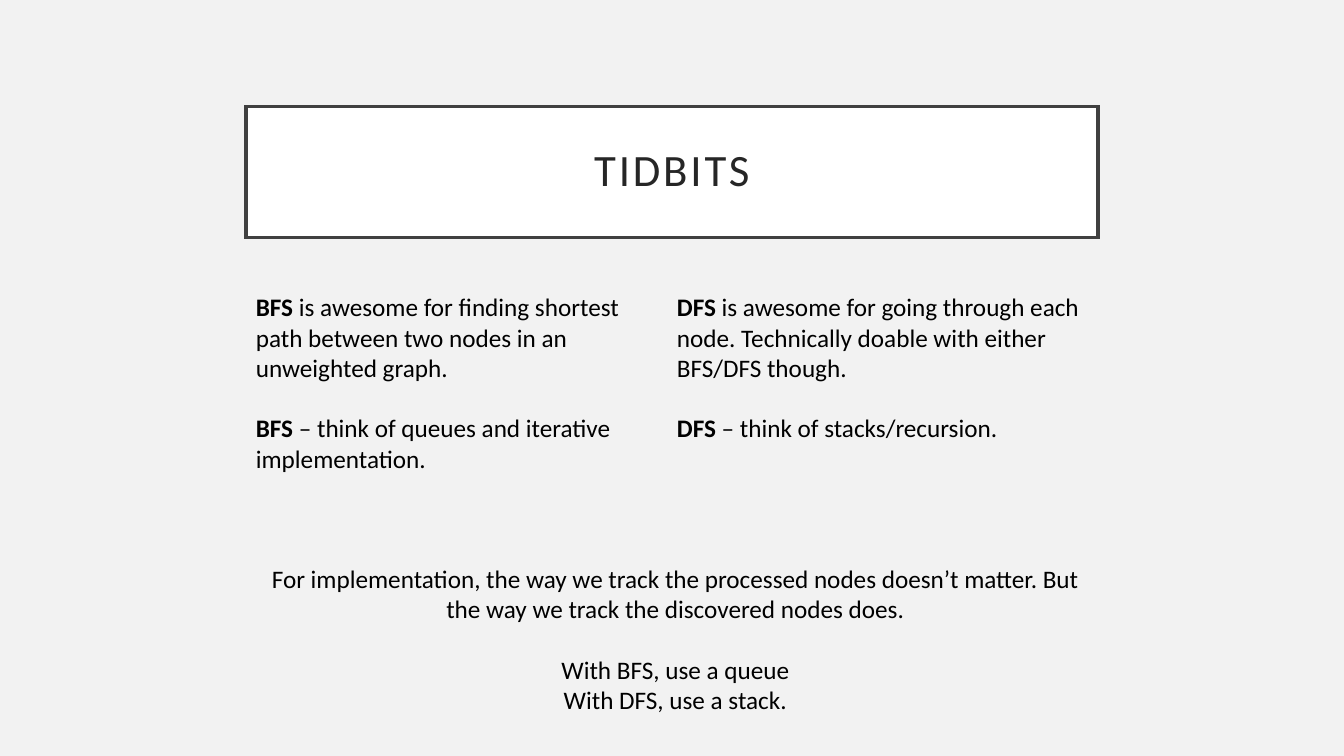
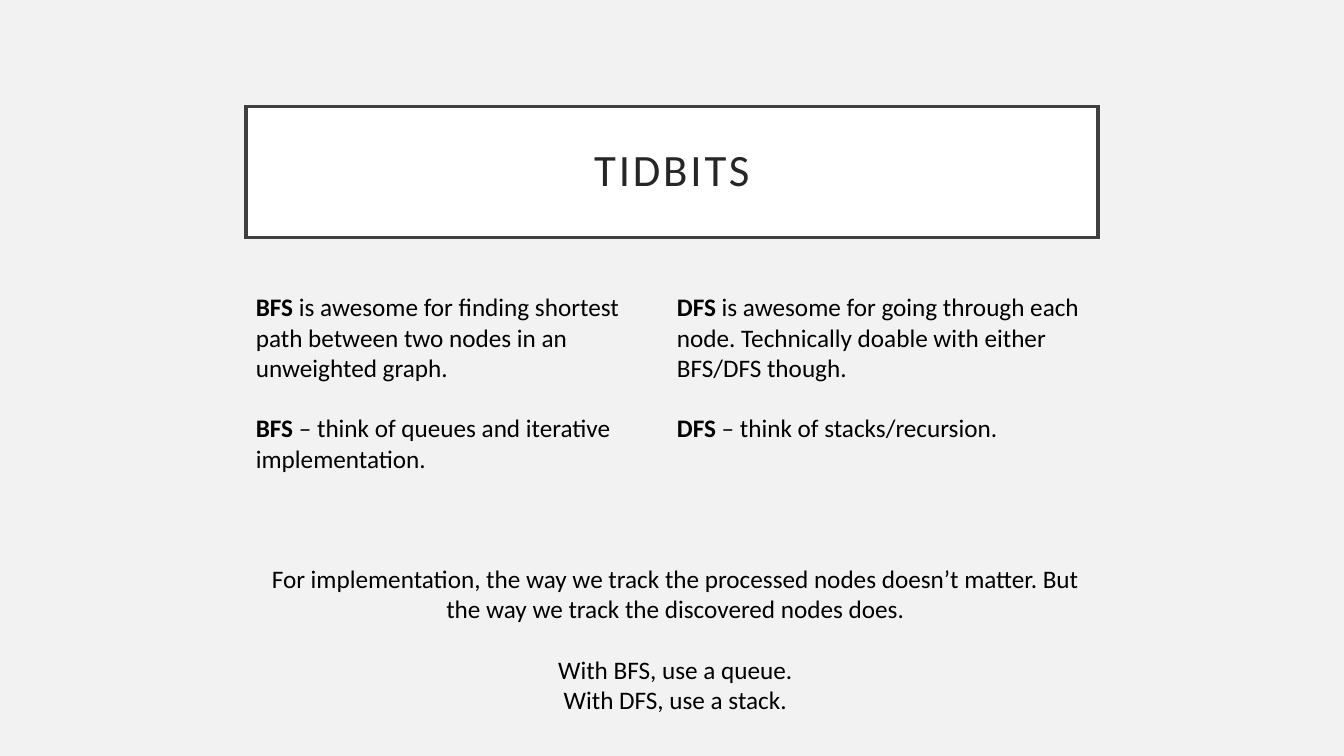
Before and after one commit to sidthekid134/coda-algo-club, a slide deck: slide 41 of Fifth Meeting - Graphs and Trees - 09-27-2017/graphs-and-trees.pptx (slide 40 before the commit). Drawn at 1344x756 pixels with LibreOffice and Linux fonts; fonts in the diff are those of the drawing. Boxes give left, top, right and bottom in pixels: in the first picture for what was removed or moved away, otherwise in the second. Text is boxed around its words. In the diff, an @@ line names an element or a change of style, - is before the commit and + after.

```diff
--- a/Fifth Meeting - Graphs and Trees - 09-27-2017/graphs-and-trees.pptx
+++ b/Fifth Meeting - Graphs and Trees - 09-27-2017/graphs-and-trees.pptx
@@ text at [558, 661, 792, 683]: text changed @@
-With BFS, use a queue
+With BFS, use a queue.
```
Also in this commit, not shown: 4 other slides changed, 1 slide added.
